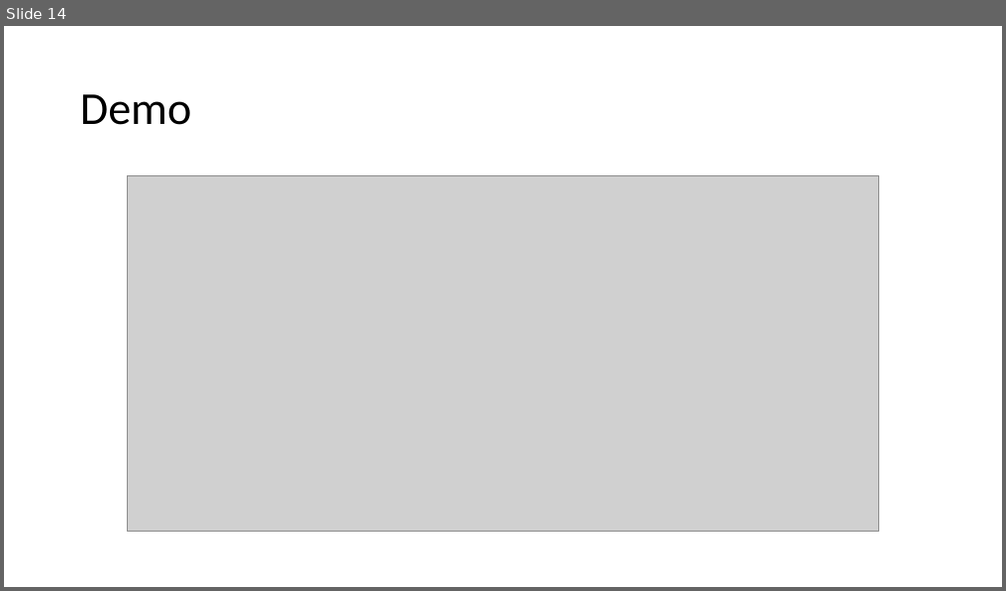
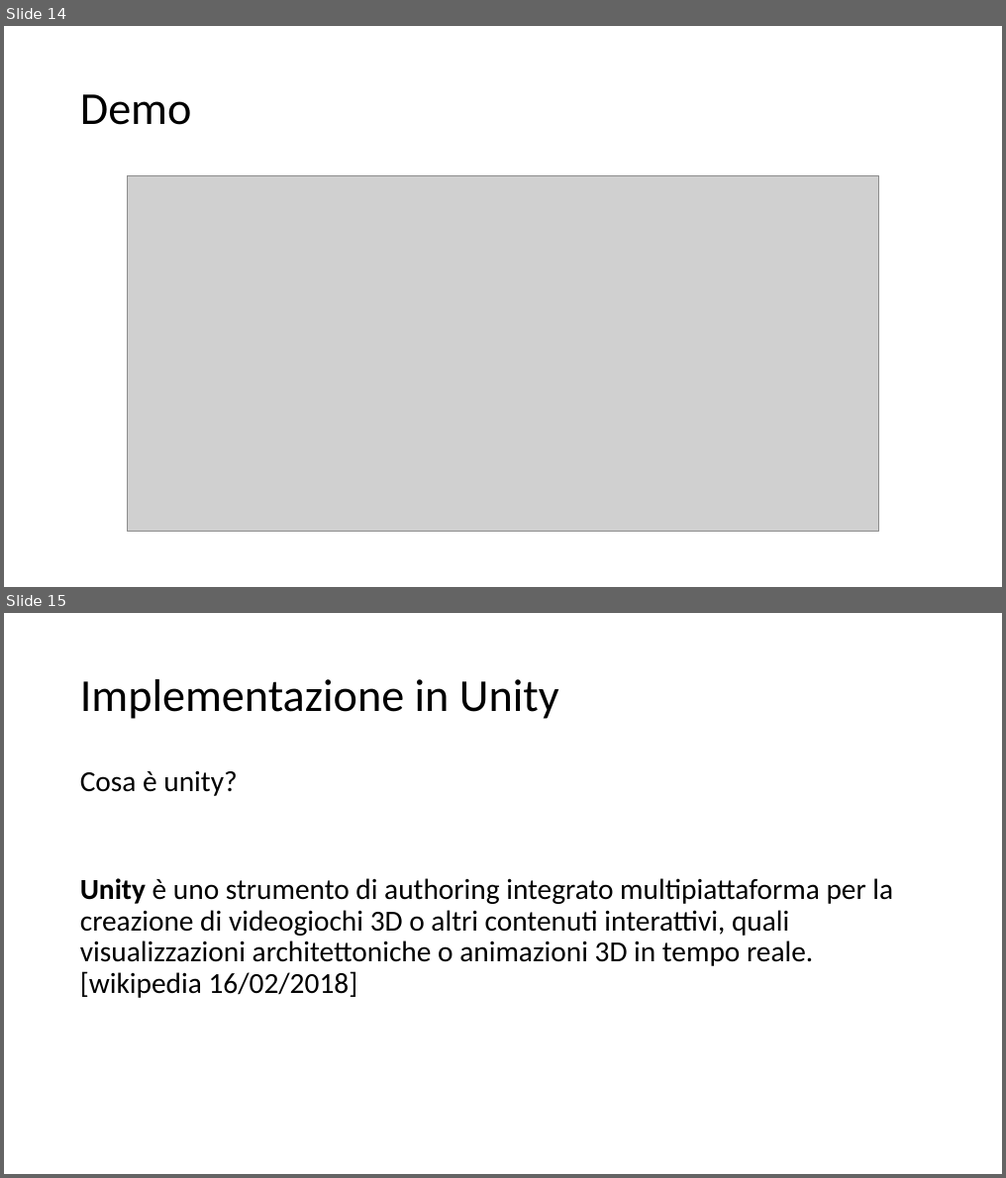
Before and after one commit to Lucio8493/Don-tDie, a slide deck: Progetto sistemi.pptx. Shown one above the other, each under a label of ours: slide 14 before the commit, slides 14 and 15 after it. The pictures are 1006x591 and 1006x1178 pixels, drawn with LibreOffice and Linux fonts; fonts in the diff are those of the drawing; grey boxes stand for pictures. Boxes give left, top, right and bottom in pixels: in the first picture for what was removed or moved away, otherwise in the second. Text is boxed around its words. In the diff, an @@ line names an element or a change of style, - is before the commit and + after.

Commit message:
Modificato il file "Progetto sistemi" aggiungendo la parte riguardante unity

```diff
--- a/Progetto sistemi.pptx
+++ b/Progetto sistemi.pptx
@@ slide 15 added at [4, 613, 1002, 1174], background #FFFFFF @@
@@ title added at [80, 679, 559, 719], 44 pt, text #000000 @@
+Implementazione in Unity
@@ text added at [80, 770, 893, 998], 28 pt, text #000000 @@
+Cosa è unity?
+Unity è uno strumento di authoring integrato multipiattaforma per la creazione di videogiochi 3D o altri contenuti interattivi, quali visualizzazioni architettoniche o animazioni 3D in tempo reale.
+[wikipedia 16/02/2018]
```
Also in this commit, not shown: 11 slides changed, 9 other slides added, 5 other files.
